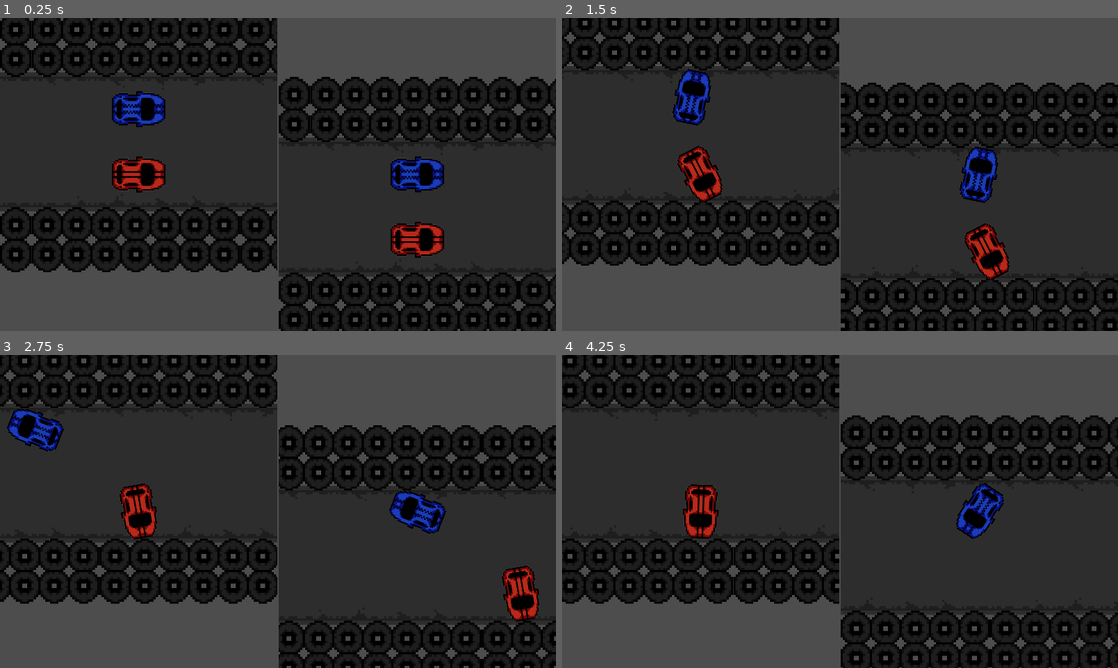
Above: before the commit, frames 1-4 (two rows, left to right).
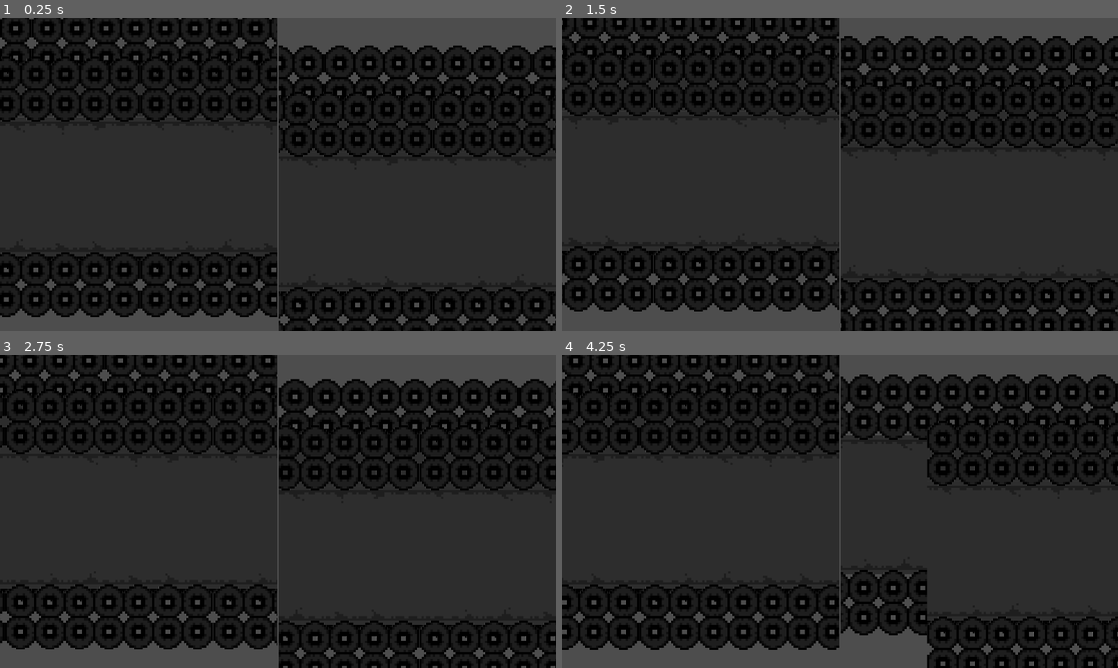
Above: after the commit, the same moments.

Repository: PixelWolf8976/BAISD-AT-at-game
Game: Godot game, scene res://Scenes/splitscreen test.tscn
The game is run twice, just before and just after one commit, with the same random seed, the same clock (stepped at 60 frames per second) and the same inputs.
Inputs:
- Up to frame 1 (0.25 s): no input
- Up to frame 2 (1.5 s): hold D (turn_right_1) 0.53-1.28 s; hold Left (turn_left_2) 0.53-1.28 s; hold A (turn_left_1) from 1.28 s (still down); tap Right (turn_right_2) at 1.35 s
- Up to frame 3 (2.75 s): release A (turn_left_1) at 2.03 s; hold D (turn_right_1) from 2.03 s (still down); hold Left (turn_left_2) from 2.03 s (still down)
- Up to frame 4 (4.25 s): release Left (turn_left_2) at 2.78 s; tap Right (turn_right_2) at 2.85 s; release D (turn_right_1) at 3.53 s; hold A (turn_left_1) from 3.53 s (still down); hold Left (turn_left_2) from 3.53 s (still down)

The runs differ from the first frame. In frame 1, 33% of the frame differs, in the area x 0-100%, y 0-100%; in frame 2, 32%; in frame 3, 32%; in frame 4, 37%.

Commit message:
pain

Diff:
--- a/Resources/Player1.gd
+++ b/Resources/Player1.gd
@@ -6,11 +6,22 @@
 
 @export var rotationSpeed = 2.0
 
+@onready var rayForOverpass := $RayCast2D
+
 var currentMaxSpeed = defaultMaxSpeed
 var currentTopSpeed = currentMaxSpeed
 var speed = 0.0
 
 func _physics_process(delta):
+	if rayForOverpass.is_colliding():
+		if rayForOverpass.get_collision_mask_value(4):
+			0b00000000_00000000_00000000_00000011
+			self.visibility_layer = 0
+		elif rayForOverpass.get_collision_mask_value(5):
+			0b00000000_00000000_00000000_00000110
+			self.visibility_layer = 10
+
+	#4 is leave, 5 is enter
 
 	if speed < currentTopSpeed:
 		speed += acceleration * delta
--- a/Scenes/Player1.tscn
+++ b/Scenes/Player1.tscn
@@ -9,6 +9,8 @@
 
 [node name="CharacterBody2D" type="CharacterBody2D"]
 scale = Vector2(0.75, 0.75)
+collision_layer = 3
+collision_mask = 3
 script = ExtResource("1_1p1fx")
 
 [node name="Sprite2D" type="Sprite2D" parent="."]
@@ -16,6 +18,12 @@
 texture = ExtResource("2_2nkr2")
 
 [node name="CollisionShape2D" type="CollisionShape2D" parent="."]
-position = Vector2(1, 3)
+position = Vector2(-1.19209e-07, 0)
 rotation = 1.5708
 shape = SubResource("CapsuleShape2D_laaw0")
+
+[node name="RayCast2D" type="RayCast2D" parent="."]
+position = Vector2(164, 0)
+target_position = Vector2(50, 0)
+collide_with_areas = true
+collide_with_bodies = false
--- a/Scenes/Player2.tscn
+++ b/Scenes/Player2.tscn
@@ -9,6 +9,8 @@
 
 [node name="CharacterBody2D" type="CharacterBody2D"]
 scale = Vector2(0.75, 0.75)
+collision_layer = 3
+collision_mask = 3
 script = ExtResource("1_7mrq4")
 
 [node name="Sprite2D" type="Sprite2D" parent="."]
--- a/Scenes/base_test_scene.tscn
+++ b/Scenes/base_test_scene.tscn
@@ -8,10 +8,13 @@
 [ext_resource type="PackedScene" uid="uid://gsgjnsn2aypm" path="res://Scenes/Player2.tscn" id="6_jhw8w"]
 [ext_resource type="PackedScene" uid="uid://c64awdyy3ynfc" path="res://Things/45_road.tscn" id="7_eh2un"]
 
+[sub_resource type="RectangleShape2D" id="RectangleShape2D_qbo44"]
+size = Vector2(20, 599)
+
 [node name="Base Test Scene" type="Node2D"]
 metadata/_edit_horizontal_guides_ = [-583.0]
 
-[node name="Player 1" parent="." instance=ExtResource("1_g2chq")]
+[node name="Player1" parent="." instance=ExtResource("1_g2chq")]
 unique_name_in_owner = true
 position = Vector2(0, 150)
 motion_mode = 1
@@ -44,7 +47,7 @@
 position = Vector2(2880, 0)
 
 [node name="Corner" parent="Level" instance=ExtResource("4_f7uof")]
-position = Vector2(3678, 0)
+position = Vector2(2389, 1827)
 rotation = 1.5708
 
 [node name="Barriers5" parent="Level" instance=ExtResource("3_68vrh")]
@@ -226,3 +229,51 @@
 
 [node name="CollisionPolygon2D" type="CollisionPolygon2D" parent="Level/StaticBody2D"]
 polygon = PackedVector2Array(-2400, 300.025, -2400, 316, -2540, 316)
+
+[node name="Barriers36" parent="Level" instance=ExtResource("3_68vrh")]
+z_index = 10
+position = Vector2(5745, -627)
+colLay = 3
+
+[node name="Barriers37" parent="Level" instance=ExtResource("3_68vrh")]
+z_index = 10
+position = Vector2(7665, -627)
+colLay = 2
+
+[node name="Barriers43" parent="Level" instance=ExtResource("3_68vrh")]
+z_index = 10
+position = Vector2(4785, -627)
+colLay = 2
+
+[node name="Barriers44" parent="Level" instance=ExtResource("3_68vrh")]
+z_index = 10
+position = Vector2(6705, -627)
+colLay = 3
+
+[node name="Leave Overpass" type="Area2D" parent="Level"]
+position = Vector2(5745, -627)
+collision_layer = 8
+
+[node name="CollisionShape2D" type="CollisionShape2D" parent="Level/Leave Overpass"]
+z_index = 100
+position = Vector2(-1430, 0)
+shape = SubResource("RectangleShape2D_qbo44")
+
+[node name="CollisionShape2D2" type="CollisionShape2D" parent="Level/Leave Overpass"]
+z_index = 100
+position = Vector2(2390, 0)
+shape = SubResource("RectangleShape2D_qbo44")
+
+[node name="Enter Overpass" type="Area2D" parent="Level"]
+position = Vector2(5745, -627)
+collision_layer = 16
+
+[node name="CollisionShape2D" type="CollisionShape2D" parent="Level/Enter Overpass"]
+z_index = 100
+position = Vector2(-490, 0)
+shape = SubResource("RectangleShape2D_qbo44")
+
+[node name="CollisionShape2D2" type="CollisionShape2D" parent="Level/Enter Overpass"]
+z_index = 100
+position = Vector2(1450, 0)
+shape = SubResource("RectangleShape2D_qbo44")
--- a/Scenes/splitscreen test.tscn
+++ b/Scenes/splitscreen test.tscn
@@ -243,13 +243,13 @@
 position = Vector2(-2782, 1)
 scale = Vector2(1.2, 1)
 
+[node name="Overpass" parent="HBoxContainer/Viewport1/SubViewport1/Level" instance=ExtResource("9_4i2x7")]
+position = Vector2(500, 212.785)
+
 [node name="StaticBody2D" type="StaticBody2D" parent="HBoxContainer/Viewport1/SubViewport1/Level"]
 
 [node name="CollisionPolygon2D" type="CollisionPolygon2D" parent="HBoxContainer/Viewport1/SubViewport1/Level/StaticBody2D"]
 polygon = PackedVector2Array(-2400, 300.025, -2400, 316, -2540, 316)
-
-[node name="Overpass" parent="HBoxContainer/Viewport1/SubViewport1/Level" instance=ExtResource("9_4i2x7")]
-position = Vector2(4000, 0)
 
 [node name="Viewport2" type="SubViewportContainer" parent="HBoxContainer"]
 layout_mode = 2
--- a/Things/Overpass.gd
+++ /dev/null
@@ -1,11 +0,0 @@
-extends Area2D
-
-
-# Called when the node enters the scene tree for the first time.
-func _ready():
-	pass # Replace with function body.
-
-
-# Called every frame. 'delta' is the elapsed time since the previous frame.
-func _process(delta):
-	pass
--- a/Things/overpass.tscn
+++ b/Things/overpass.tscn
@@ -1,48 +1,53 @@
-[gd_scene load_steps=4 format=3 uid="uid://e7f7axr3c4va"]
+[gd_scene load_steps=3 format=3 uid="uid://cywob5wyb7qas"]
 
-[ext_resource type="PackedScene" uid="uid://cycx54k60s5it" path="res://Things/Path.tscn" id="1_2jn8u"]
-[ext_resource type="Script" path="res://Things/Overpass.gd" id="1_wg62m"]
+[ext_resource type="PackedScene" uid="uid://cycx54k60s5it" path="res://Things/Path.tscn" id="1_68n66"]
 
-[sub_resource type="RectangleShape2D" id="RectangleShape2D_nbaay"]
+[sub_resource type="RectangleShape2D" id="RectangleShape2D_rjjt4"]
 size = Vector2(20, 599)
 
 [node name="Overpass" type="Node2D"]
 
-[node name="Barriers" parent="." instance=ExtResource("1_2jn8u")]
+[node name="Barriers" parent="." instance=ExtResource("1_68n66")]
 z_index = 10
+colLay = 3
+
+[node name="Barriers2" parent="." instance=ExtResource("1_68n66")]
+z_index = 10
+position = Vector2(1920, 0)
 colLay = 2
 
-[node name="Barriers2" parent="." instance=ExtResource("1_2jn8u")]
+[node name="Barriers3" parent="." instance=ExtResource("1_68n66")]
 z_index = 10
 position = Vector2(-960, 0)
 colLay = 2
 
-[node name="Barriers3" parent="." instance=ExtResource("1_2jn8u")]
+[node name="Barriers4" parent="." instance=ExtResource("1_68n66")]
 z_index = 10
 position = Vector2(960, 0)
-colLay = 2
+colLay = 3
 
-[node name="Barriers4" parent="." instance=ExtResource("1_2jn8u")]
-z_index = 10
-position = Vector2(1920, 0)
-colLay = 2
+[node name="Leave Overpass" type="Area2D" parent="."]
+collision_layer = 8
 
-[node name="Area2D" type="Area2D" parent="."]
-z_index = 8
+[node name="CollisionShape2D" type="CollisionShape2D" parent="Leave Overpass"]
+z_index = 100
 position = Vector2(-1430, 0)
-collision_layer = 7
-collision_mask = 7
-script = ExtResource("1_wg62m")
+shape = SubResource("RectangleShape2D_rjjt4")
 
-[node name="CollisionShape2D" type="CollisionShape2D" parent="Area2D"]
-position = Vector2(0, 0.5)
-shape = SubResource("RectangleShape2D_nbaay")
+[node name="CollisionShape2D2" type="CollisionShape2D" parent="Leave Overpass"]
+z_index = 100
+position = Vector2(2390, 0)
+shape = SubResource("RectangleShape2D_rjjt4")
 
-[node name="Area2D2" type="Area2D" parent="."]
-z_index = 8
-position = Vector2(2390, 0)
-collision_layer = 4
+[node name="Enter Overpass" type="Area2D" parent="."]
+collision_layer = 16
 
-[node name="CollisionShape2D" type="CollisionShape2D" parent="Area2D2"]
-position = Vector2(0, 0.5)
-shape = SubResource("RectangleShape2D_nbaay")
+[node name="CollisionShape2D" type="CollisionShape2D" parent="Enter Overpass"]
+z_index = 100
+position = Vector2(-490, 0)
+shape = SubResource("RectangleShape2D_rjjt4")
+
+[node name="CollisionShape2D2" type="CollisionShape2D" parent="Enter Overpass"]
+z_index = 100
+position = Vector2(1450, 0)
+shape = SubResource("RectangleShape2D_rjjt4")
--- a/project.godot
+++ b/project.godot
@@ -50,6 +50,14 @@
 ]
 }
 
+[layer_names]
+
+2d_physics/layer_1="Walls"
+2d_physics/layer_2="over transition"
+2d_physics/layer_3="Overpass"
+2d_physics/layer_4="off overpass"
+2d_physics/layer_5="on overpass"
+
 [rendering]
 
 renderer/rendering_method="mobile"
Not shown: 1 places in Scenes/base_test_scene.tscn that only renumber resources
Not shown: 1 places in Scenes/splitscreen test.tscn that only renumber resources
